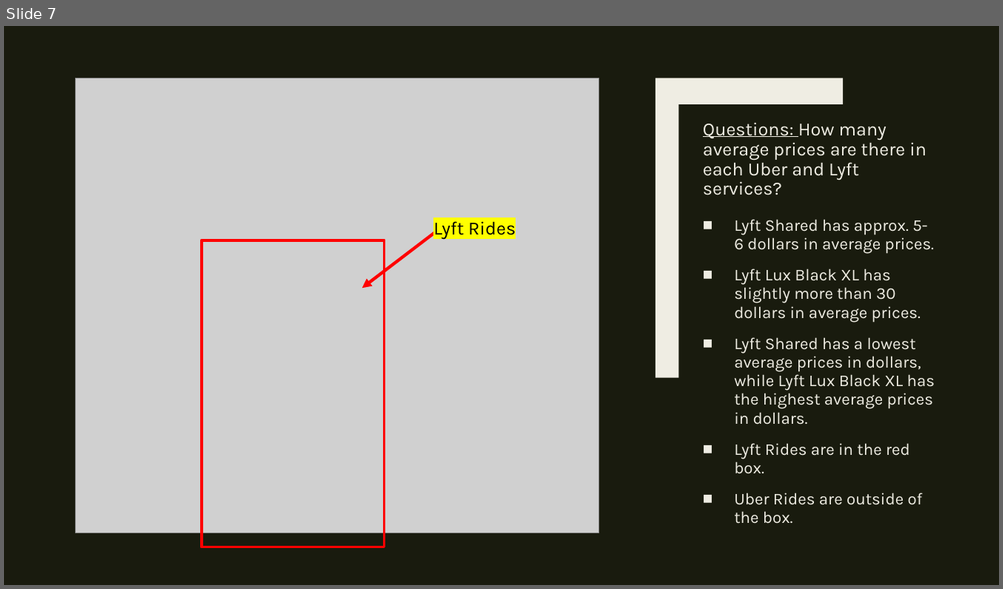
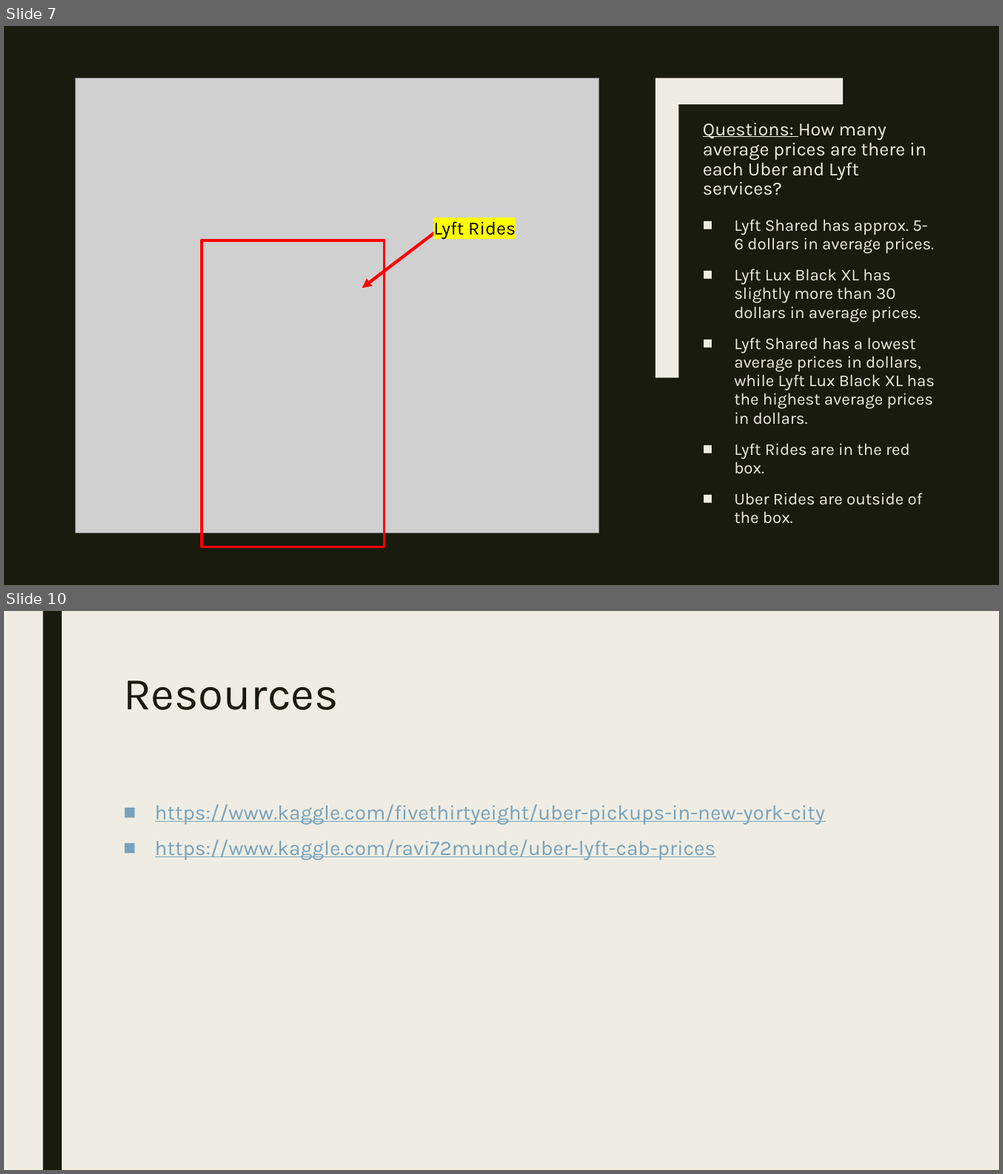
Before and after one commit to erikayi/Project_1, a slide deck: Uber_vs_Lyft_cab_prices_final.pptx. Shown one above the other, each under a label of ours: slide 7 before the commit, slides 7 and 10 after it; the slides between them are not shown. The pictures are 1003x589 and 1003x1174 pixels, drawn with LibreOffice and Linux fonts; fonts in the diff are those of the drawing; grey boxes stand for pictures. Boxes give left, top, right and bottom in pixels: in the first picture for what was removed or moved away, otherwise in the second. Text is boxed around its words. In the diff, an @@ line names an element or a change of style, - is before the commit and + after.

```diff
--- a/Uber_vs_Lyft_cab_prices_final.pptx
+++ b/Uber_vs_Lyft_cab_prices_final.pptx
@@ slide 10 added at box(4, 611, 999, 1170), background #EFEDE3 @@
@@ rectangle added at box(42, 611, 62, 1170), fill #191B0E @@
@@ title added at box(123, 681, 338, 710), 44 pt, text #191B0E @@
+Resources
@@ text added at box(155, 804, 825, 860), 20 pt, text #77A2BB, underline @@
+■ https://www.kaggle.com/fivethirtyeight/uber-pickups-in-new-york-city
+■ https://www.kaggle.com/ravi72munde/uber-lyft-cab-prices
```
Also in this commit, not shown: 2 slides changed, 1 other file.
